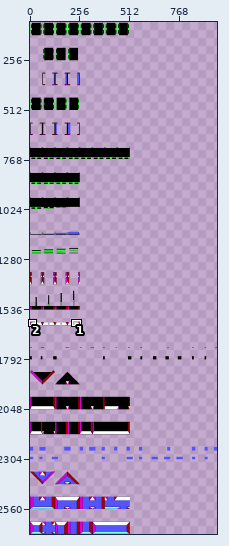
File history of a sprite sheet, Assets/Textures/WallTexture_0_pal.png. Above, an overview of the earlier version with the close-up marked.
Close-up. First the earlier version:
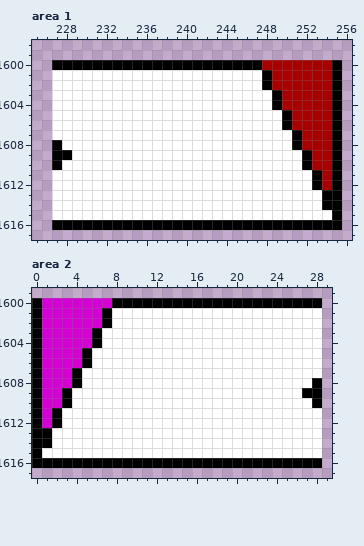
The file is 960x2688 pixels. Shown: area 1: x 225..256, y 1598..1617; area 2: x 0..29, y 1599..1617. The wide view leaves out empty margins. The commit also changed other parts of the picture, which this record leaves out.
The same view after the edit:
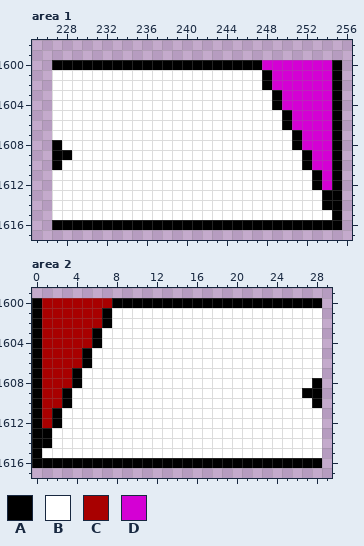
Palette (. is transparent): A #000000  B #ffffff  C #a80000  D #d400d4
Edits made:
{"where": "area 1"}
{"y":1600,"x":248,"old":"CCCCCCC","new":"DDDDDDD"}
{"y":1601,"x":249,"old":"CCCCCC","new":"DDDDDD"}
{"y":1602,"x":249,"old":"CCCCCC","new":"DDDDDD"}
{"y":1603,"x":250,"old":"CCCCC","new":"DDDDD"}
{"y":1604,"x":250,"old":"CCCCC","new":"DDDDD"}
{"y":1605,"x":251,"old":"CCCC","new":"DDDD"}
{"y":1606,"x":251,"old":"CCCC","new":"DDDD"}
{"y":1607,"x":252,"old":"CCC","new":"DDD"}
{"y":1608,"x":252,"old":"CCC","new":"DDD"}
{"y":1609,"x":253,"old":"CC","new":"DD"}
{"y":1610,"x":253,"old":"CC","new":"DD"}
{"y":1611,"x":254,"old":"C","new":"D"}
{"y":1612,"x":254,"old":"C","new":"D"}
{"where": "area 2"}
{"y":1600,"x":1,"old":"DDDDDDD","new":"CCCCCCC"}
{"y":1601,"x":1,"old":"DDDDDD","new":"CCCCCC"}
{"y":1602,"x":1,"old":"DDDDDD","new":"CCCCCC"}
{"y":1603,"x":1,"old":"DDDDD","new":"CCCCC"}
{"y":1604,"x":1,"old":"DDDDD","new":"CCCCC"}
{"y":1605,"x":1,"old":"DDDD","new":"CCCC"}
{"y":1606,"x":1,"old":"DDDD","new":"CCCC"}
{"y":1607,"x":1,"old":"DDD","new":"CCC"}
{"y":1608,"x":1,"old":"DDD","new":"CCC"}
{"y":1609,"x":1,"old":"DD","new":"CC"}
{"y":1610,"x":1,"old":"DD","new":"CC"}
{"y":1611,"x":1,"old":"D","new":"C"}
{"y":1612,"x":1,"old":"D","new":"C"}
